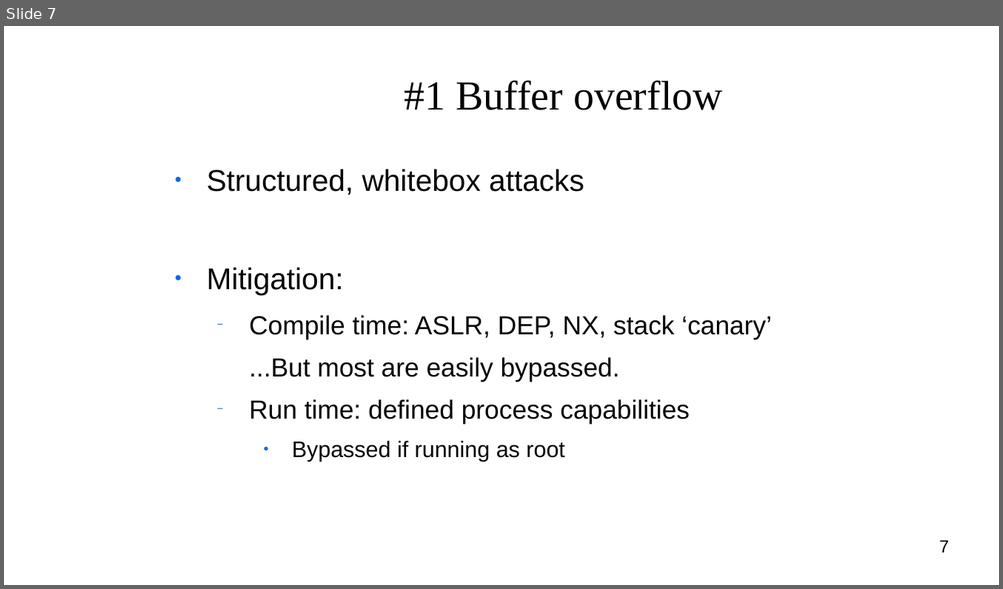
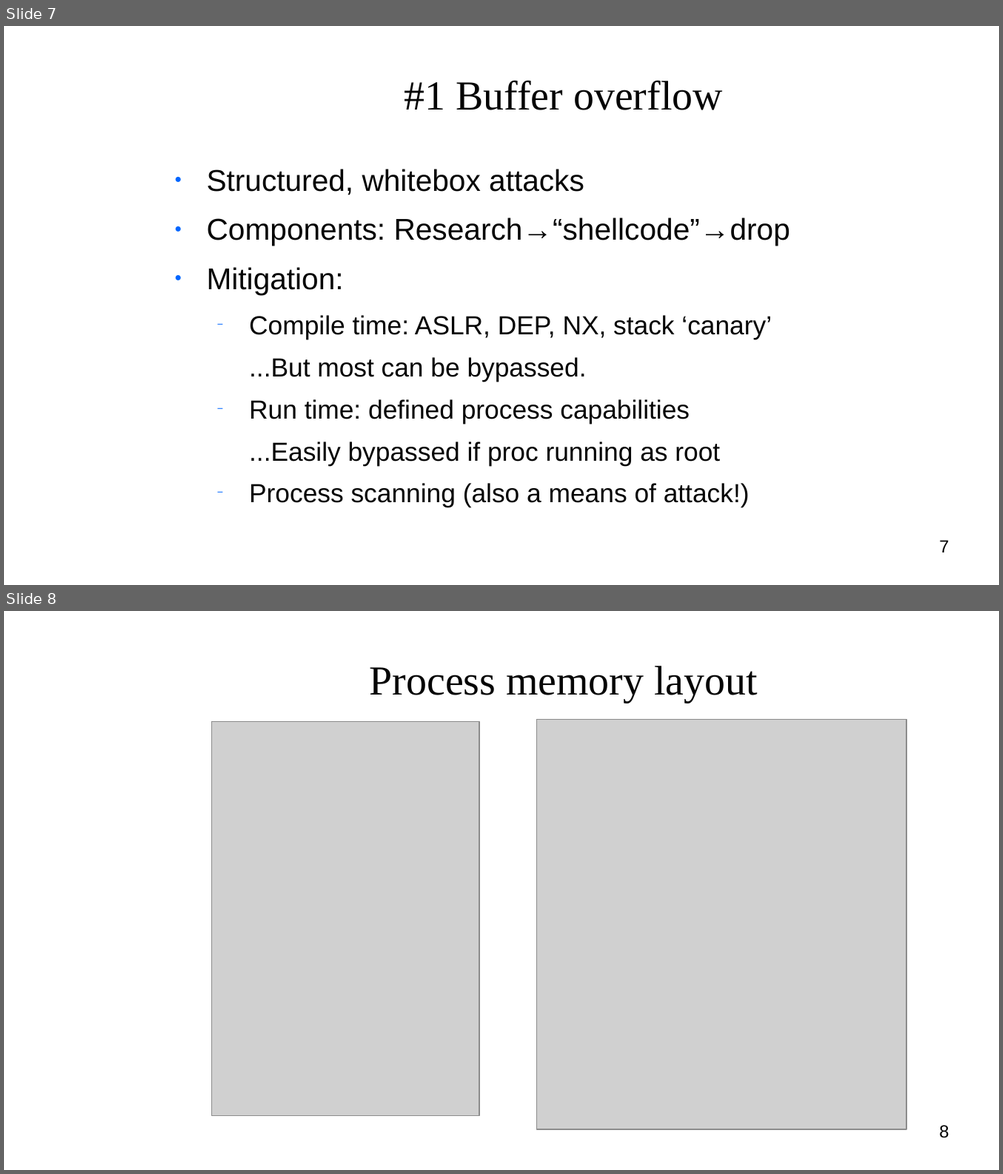
Before and after one commit to niceyeti/DeepSeq, a slide deck: security/top_cves.odp. Shown one above the other, each under a label of ours: slide 7 before the commit, slides 7 and 8 after it. The pictures are 1003x589 and 1003x1174 pixels, drawn with LibreOffice and Linux fonts; fonts in the diff are those of the drawing; grey boxes stand for pictures; background and template pictures are left out. Boxes give left, top, right and bottom in pixels: in the first picture for what was removed or moved away, otherwise in the second. Text is boxed around its words. In the diff, an @@ line names an element or a change of style, - is before the commit and + after.

```diff
--- a/security/top_cves.odp
+++ b/security/top_cves.odp
@@ slide 8 added at (4, 611, 999, 1170), background picture (left out) @@
@@ title added at (370, 666, 757, 703), 33 pt, text #050505 @@
+Process memory layout
@@ picture added at (212, 721, 479, 1116) @@
@@ picture added at (537, 719, 907, 1130) @@
@@ page number added at (939, 1125, 948, 1139), 14 pt, text #000000 @@
+8
@@ slide 7 changed as well @@
@@ text at (207, 218, 790, 246): paragraph added @@
+● Components: Research→“shellcode”→drop
@@ text at (249, 358, 586, 382): text changed @@
-  ...But most are easily bypassed.
+  ...But most can be bypassed.
@@ text at (249, 442, 749, 508): text changed; size 18 to 20.9 pt @@
-    ● Bypassed if running as root
+  ...Easily bypassed if proc running as root
+  − Process scanning (also a means of attack!)
```
Also in this commit, not shown: 8 other slides changed, 1 other slide added, 2 other files.
